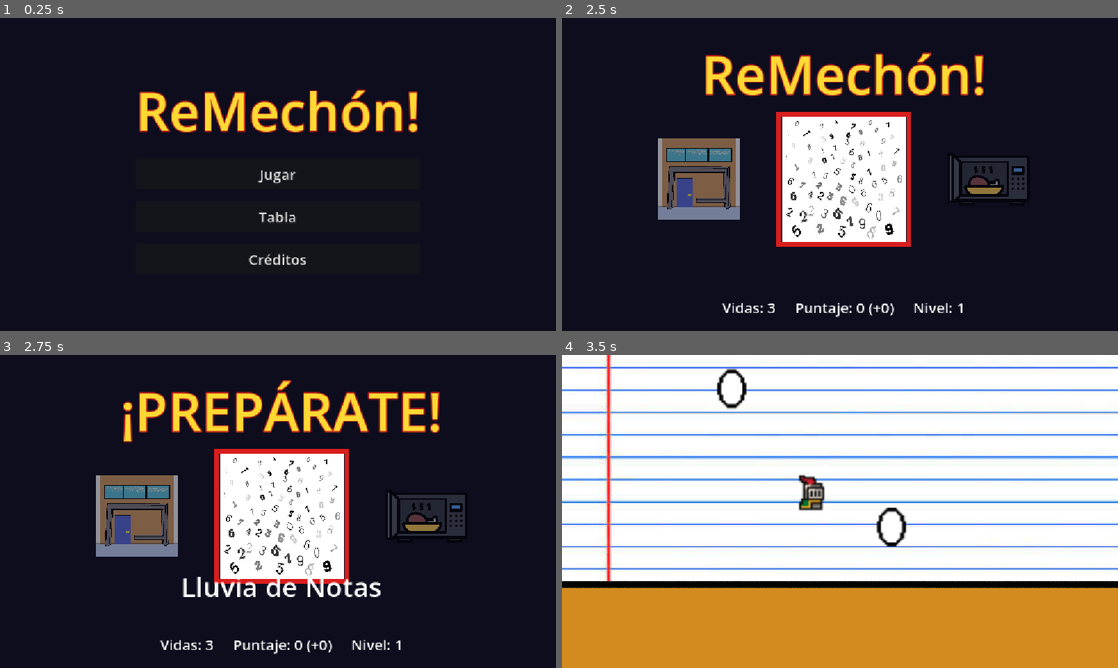
Above: before the commit, frames 1-4 (two rows, left to right).
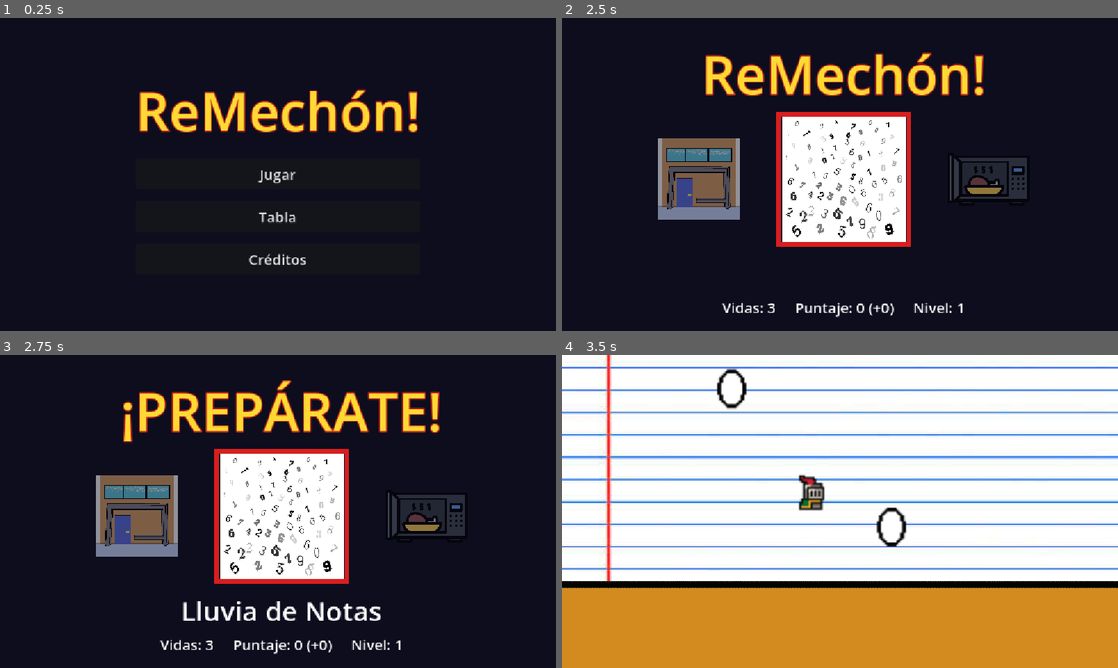
Above: after the commit, the same moments.

Repository: Mochytk/INF377-Microjuegos
Game: Godot game, scene res://Core/scenes/core.tscn
Same seed, same stepped clock (60 frames per second), same inputs: the game is played once before the commit and once after it.
Inputs (mouse positions are in pixels of both pictures, inside the frame that each line leads up to):
- Up to frame 1 (0.25 s): no input
- Up to frame 2 (2.5 s): click "Jugar" at 0.5 s; tap Enter (ui_accept) at 1.25, 1.52, 2.27 s; move the mouse to (962, 158) at 1.27 s; hold Right (ui_right) from 1.28 s (still down); click (962, 158) at 1.42 s; move the mouse to (728, 190) at 2.02 s
- Up to frame 3 (2.75 s): keep holding Right (ui_right)
- Up to frame 4 (3.5 s): move the mouse to (895, 442) at 2.77 s; release Right (ui_right) at 2.78 s; hold Left (ui_left) from 2.78 s (still down)

Frames 1-2 are identical in both runs. In frame 3, 1.9% of the frame differs, in the area x 32-69%, y 70-85%; in frame 4, nothing differs.

Commit message:
Core: baja el nombre del juego para que no toque el marco
Co-Authored-By: Claude Sonnet 5.5 <noreply@anthropic.com>
Claude-Session: https://claude.ai/code/session_0188LrtbGebnaag5QiGckSp9

Diff:
--- a/inf-377-microjuegos/Core/scenes/core.tscn
+++ b/inf-377-microjuegos/Core/scenes/core.tscn
@@ -129,9 +129,9 @@
 anchor_right = 0.5
 anchor_bottom = 1.0
 offset_left = -400.0
-offset_top = -220.0
+offset_top = -170.0
 offset_right = 400.0
-offset_bottom = -150.0
+offset_bottom = -100.0
 grow_horizontal = 2
 grow_vertical = 0
 text = ""
